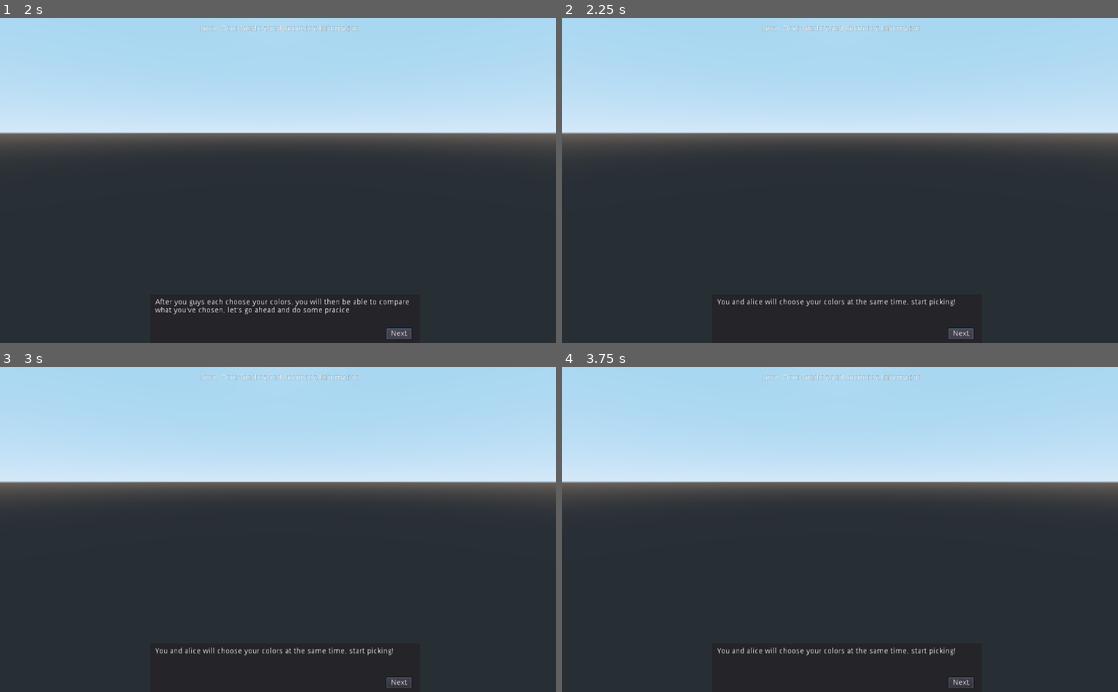
Above: before the commit, frames 1-4 (two rows, left to right).
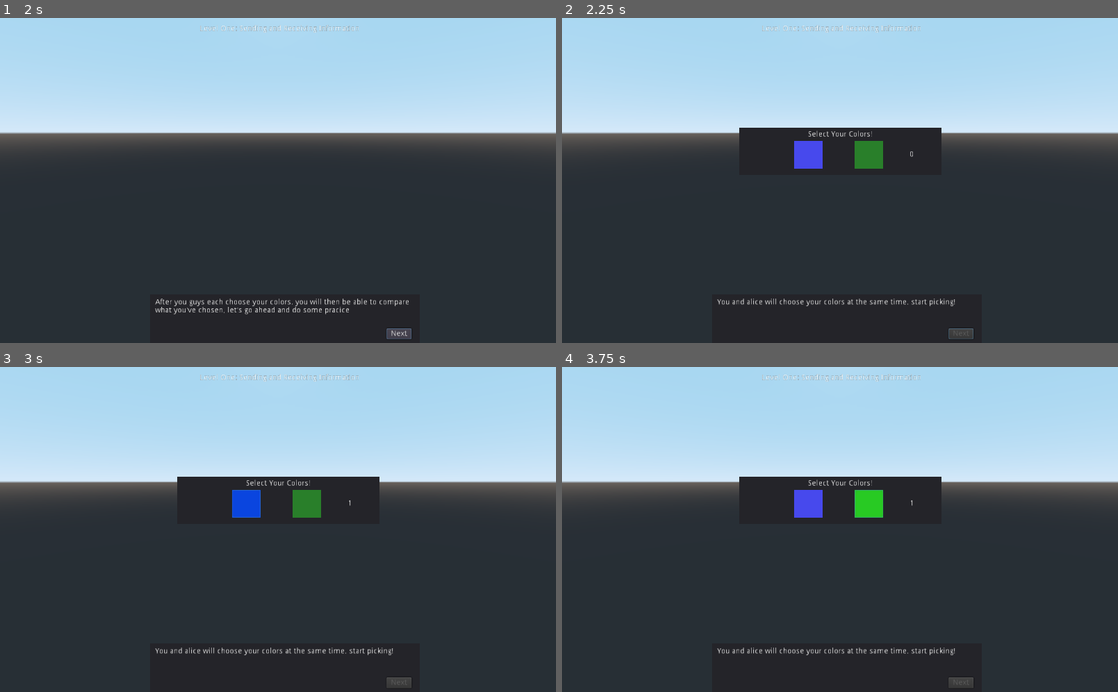
Above: after the commit, the same moments.

Repository: Clockwork-Rat/BB84_Godot
Game: Godot game, scene res://main_menu/main_menu.tscn
The game is run twice, just before and just after one commit, with the same random seed, the same clock (stepped at 60 frames per second) and the same inputs.
Inputs (mouse positions are in pixels of both pictures, inside the frame that each line leads up to):
- Up to frame 1 (2 s): click "Level 1" at 0.5 s; click "Next" at 1.25 s
- Up to frame 2 (2.25 s): click "Next" at 2 s
- Up to frame 3 (3 s): click (244, 503) at 2.77 s
- Up to frame 4 (3.75 s): click (867, 503) at 3.52 s

Frame 1 is identical in both runs. In frame 2, 2.8% of the frame differs, in the area x 31-74%, y 33-98%; in frame 3, 2.8%, in the area x 31-74%, y 33-99%; in frame 4, 2.8%.

Commit message:
add more to level 1

Diff:
--- a/lvl_1/lvl_1_ui.gd
+++ b/lvl_1/lvl_1_ui.gd
@@ -1,6 +1,9 @@
 extends Control
 
 onready var prompt_text = $"prompt_panel/prompt_text"
+onready var next_button = $prompt_panel/next_btn
+onready var select_panel = $select_panel
+onready var basis_number = $select_panel/select_number
 
 var filepath = "res://lvl_1/scene_assets/lvl_1_text.json"
 var json : JSONParseResult
@@ -13,11 +16,32 @@
 	INTRO_4
 }
 
+enum COLOR_STATE {
+	BLUE,
+	GREEN,
+	NONE
+}
+
+var rec_colors_t = []
+var send_colors_t = []
+
+var matching_colors_t = 0
+
 func _ready():
 	var file_load = File.new()
 	file_load.open(filepath, File.READ)
 	json = JSON.parse(file_load.get_as_text())
 	prompt_text.text = json.result["0"]
+
+	select_panel.hide()
+
+func _process(_delta):
+	if matching_colors_t >= 5:
+		matching_colors_t = 0
+		prompt_text.text = json.result["3"]
+		select_panel.hide()
+		next_button.disabled = false
+		curr_state = PROMPT_STATE.INTRO_4
 
 func _on_next_btn_pressed():
 
@@ -27,5 +51,38 @@
 	elif curr_state == PROMPT_STATE.INTRO_2:
 		curr_state = PROMPT_STATE.INTRO_3
 		prompt_text.text = json.result["2"]
+		select_panel.show()
+		next_button.disabled = true
+	elif curr_state == PROMPT_STATE.INTRO_4:
+		pass
 	else:
 		pass
+
+
+
+func _on_blue_button_pressed():
+	randomize()
+	rec_colors_t.append(COLOR_STATE.BLUE)
+
+	var tmp = floor(rand_range(0, 2))
+	if tmp == 0:
+		send_colors_t.append(COLOR_STATE.BLUE)
+		matching_colors_t += 1
+	else:
+		send_colors_t.append(COLOR_STATE.GREEN)
+
+	basis_number.text = String(matching_colors_t)
+
+
+func _on_green_button_pressed():
+	randomize()
+	rec_colors_t.append(COLOR_STATE.GREEN)
+
+	var tmp = floor(rand_range(0, 2))
+	if tmp == 0:
+		send_colors_t.append(COLOR_STATE.BLUE)
+	else:
+		send_colors_t.append(COLOR_STATE.GREEN)
+		matching_colors_t += 1
+
+	basis_number.text = String(matching_colors_t)
--- a/lvl_1/lvl_1_ui.tscn
+++ b/lvl_1/lvl_1_ui.tscn
@@ -1,6 +1,8 @@
-[gd_scene load_steps=2 format=2]
+[gd_scene load_steps=4 format=2]
 
 [ext_resource path="res://lvl_1/lvl_1_ui.gd" type="Script" id=1]
+[ext_resource path="res://lvl_0/scene_assets/ui_blue/ui_blue_theme.tres" type="Theme" id=2]
+[ext_resource path="res://lvl_0/scene_assets/ui_green/ui_green_theme.tres" type="Theme" id=3]
 
 [node name="Control" type="Control"]
 anchor_right = 1.0
@@ -44,4 +46,59 @@
 margin_bottom = 0.0199966
 text = "Next"
 
+[node name="select_panel" type="Panel" parent="."]
+anchor_left = 0.318
+anchor_top = 0.337
+anchor_right = 0.683
+anchor_bottom = 0.483
+margin_left = 0.367981
+margin_top = -0.200012
+margin_right = -0.392029
+margin_bottom = 0.199982
+
+[node name="select_label" type="Label" parent="select_panel"]
+anchor_right = 1.0
+anchor_bottom = 0.375
+margin_bottom = -6.0
+text = "Select Your Colors!"
+align = 1
+valign = 1
+
+[node name="blue_button" type="Button" parent="select_panel"]
+anchor_left = 0.271
+anchor_top = 0.284
+anchor_right = 0.413
+anchor_bottom = 0.864
+margin_left = -0.0830078
+margin_top = 0.00799942
+margin_right = -0.0490112
+margin_bottom = -0.0320053
+theme = ExtResource( 2 )
+
+[node name="green_button" type="Button" parent="select_panel"]
+anchor_left = 0.571
+anchor_top = 0.284
+anchor_right = 0.713
+anchor_bottom = 0.864
+margin_left = 0.016983
+margin_top = 0.00799942
+margin_right = 0.0509644
+margin_bottom = -0.0320053
+theme = ExtResource( 3 )
+
+[node name="select_number" type="Label" parent="select_panel"]
+anchor_left = 0.807
+anchor_top = 0.386
+anchor_right = 0.898
+anchor_bottom = 0.761
+margin_left = -0.0110168
+margin_top = 0.0319977
+margin_right = 0.04599
+margin_bottom = 0.0319977
+text = "0"
+align = 1
+valign = 1
+
 [connection signal="pressed" from="prompt_panel/next_btn" to="." method="_on_next_btn_pressed"]
+[connection signal="pressed" from="select_panel/blue_button" to="." method="_on_blue_button_pressed"]
+[connection signal="pressed" from="select_panel/green_button" to="." method="_on_green_button_pressed"]
--- a/lvl_1/scene_assets/lvl_1_text.json
+++ b/lvl_1/scene_assets/lvl_1_text.json
@@ -2,6 +2,7 @@
     "0" : "In this level you will apply what you learned in the tutorial. You will be the reciever from last round, and while you are chosing your color, you will have no idea what the sender is chosing.",
     "1" : "After you guys each choose your colors, you will then be able to compare what you've chosen, let's go ahead and do some pracice",
     "2" : "You and alice will choose your colors at the same time, start picking!",
-    "3" : "Okay, that's enough for now! Alice also spent her time choosing some numbers to send, let's see what each of you sent! We'll go through the colors you chose one by one. Select whether you can keep the information, or if you have to throw it out. Keep in mind what you learned in the tutorial",
-    "4" : ""
+    "3" : "Okay, that's enough for now! The sender also spent their time choosing some numbers to send, let's see what each of you sent!",
+    "4" : "In your notebook you have the colors that the sender sent their numbers in, as well as your own colors, and by your colors is the number you received. Some of the information that was sent is useful while some isn't.",
+    "5" : "Keep the tutorial in mind! Which nubers do you know are the same as the ones the sender sent? Use the Keep and Reject buttons to indicate what information is useful"
 }
--- /dev/null
+++ b/lvl_2/scene_assets/lvl_2_text.json
@@ -0,0 +1,4 @@
+{
+    "0":"Have you been wondering what the equipment on the table is? This is a real example of BB84 in action, this level will show you how it works.",
+    "1":""
+}
